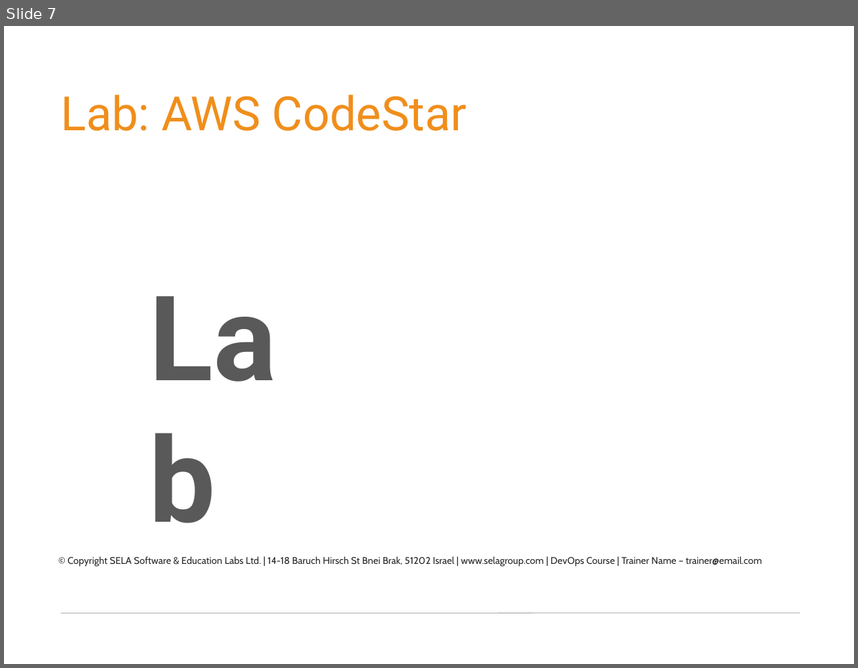
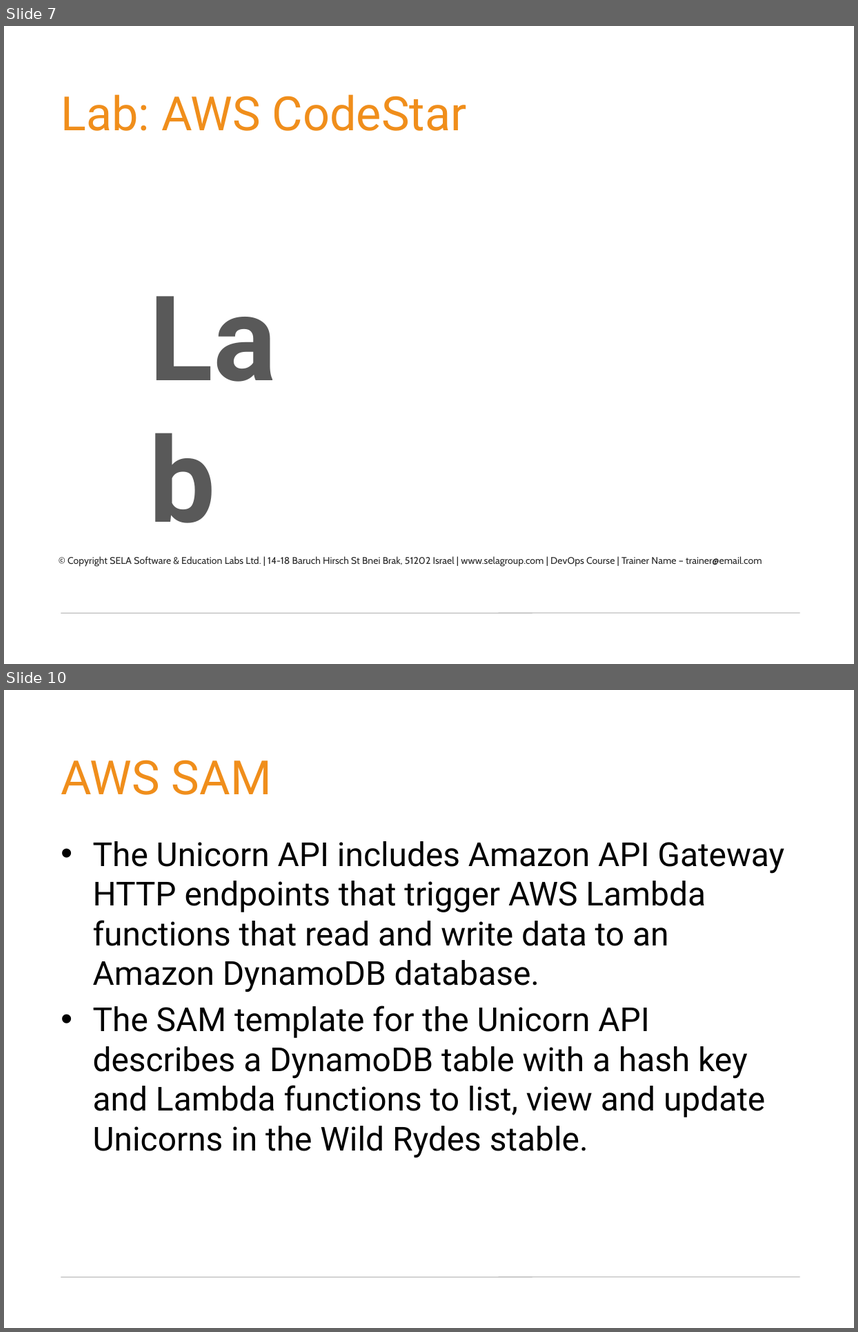
Before and after one commit to germanilia/AWS-MicroServices-Lmabda, a slide deck: Module 04 Building a CI:CD pipeline for serverless applications within AWS (Lambda).pptx. Shown one above the other, each under a label of ours: slide 7 before the commit, slides 7 and 10 after it; the slides between them are not shown. The pictures are 858x668 and 858x1332 pixels, drawn with LibreOffice and Linux fonts; fonts in the diff are those of the drawing; background and template pictures are left out. Boxes give left, top, right and bottom in pixels: in the first picture for what was removed or moved away, otherwise in the second. Text is boxed around its words. In the diff, an @@ line names an element or a change of style, - is before the commit and + after.

```diff
--- a/Module 04 Building a CI:CD pipeline for serverless applications within AWS (Lambda).pptx
+++ b/Module 04 Building a CI:CD pipeline for serverless applications within AWS (Lambda).pptx
@@ slide 10 added at (4,690,854,1328), background picture (left out); not listed: 1 template element that a slide beside it also shows @@
@@ title added at (61,760,272,795), 40 pt, text #F08E1B @@
+AWS SAM
@@ text added at (93,841,784,1158), 28 pt, text #000000 @@
+• The Unicorn API includes Amazon API Gateway HTTP endpoints that trigger AWS Lambda functions that read and write data to an Amazon DynamoDB database.
+• The SAM template for the Unicorn API describes a DynamoDB table with a hash key and Lambda functions to list, view and update Unicorns in the Wild Rydes stable.
```
Also in this commit, not shown: 14 other slides added, 19 other files.
